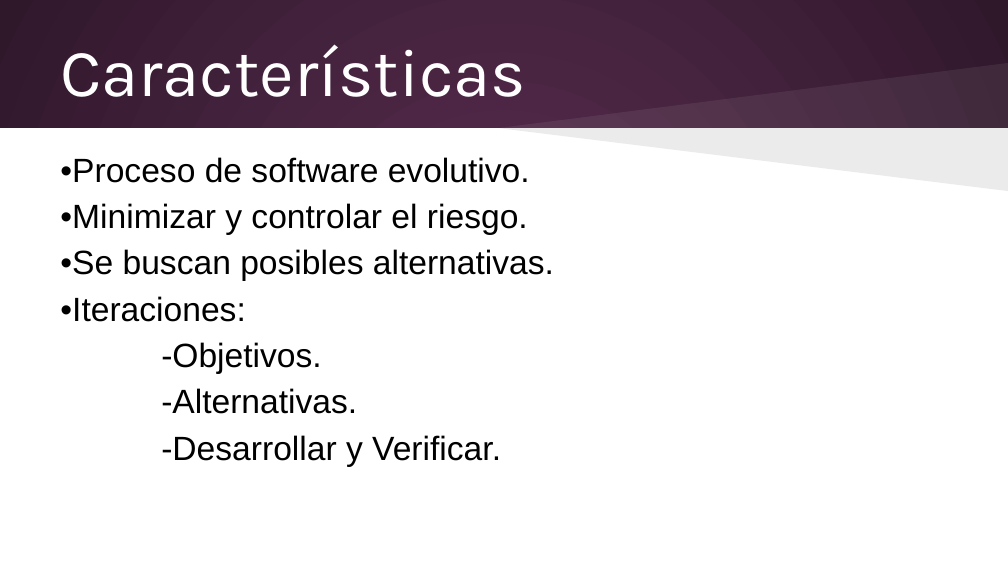
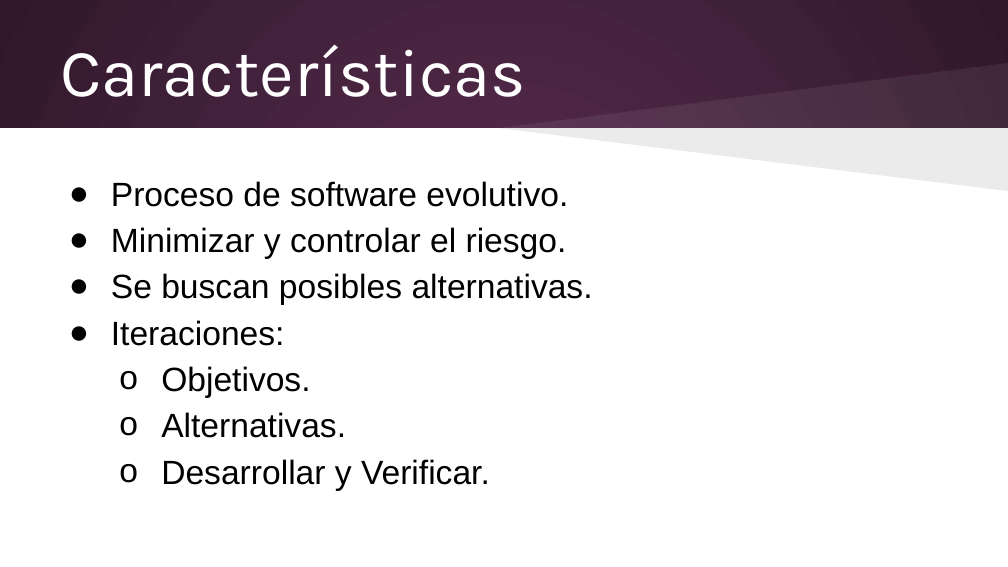
Before and after one commit to elizabethvillalobos/cenfotec-proyecto-1, a slide deck: slide 4 of Entregables/Alvaro/Metodologías de Desarrollo/Presentación viernes 13 de junio.pptx (slide 3 before the commit). Drawn at 1008x567 pixels with LibreOffice and Linux fonts; fonts in the diff are those of the drawing. Boxes give left, top, right and bottom in pixels: in the first picture for what was removed or moved away, otherwise in the second. Text is boxed around its words. In the diff, an @@ line names an element or a change of style, - is before the commit and + after.

```diff
--- a/Entregables/Alvaro/Metodologías de Desarrollo/Presentación viernes 13 de junio.pptx
+++ b/Entregables/Alvaro/Metodologías de Desarrollo/Presentación viernes 13 de junio.pptx
@@ text at (x1=111, y1=181, x2=593, y2=491): text changed @@
-•Proceso de software evolutivo.
-•Minimizar y controlar el riesgo.
-•Se buscan posibles alternativas.
-•Iteraciones:
--Objetivos.
--Alternativas.
--Desarrollar y Verificar.
+● Proceso de software evolutivo.
+● Minimizar y controlar el riesgo.
+● Se buscan posibles alternativas.
+● Iteraciones:
+  o Objetivos.
+  o Alternativas.
+  o Desarrollar y Verificar.
```
Also in this commit, not shown: 16 other slides changed, 1 slide added, 26 other files.
